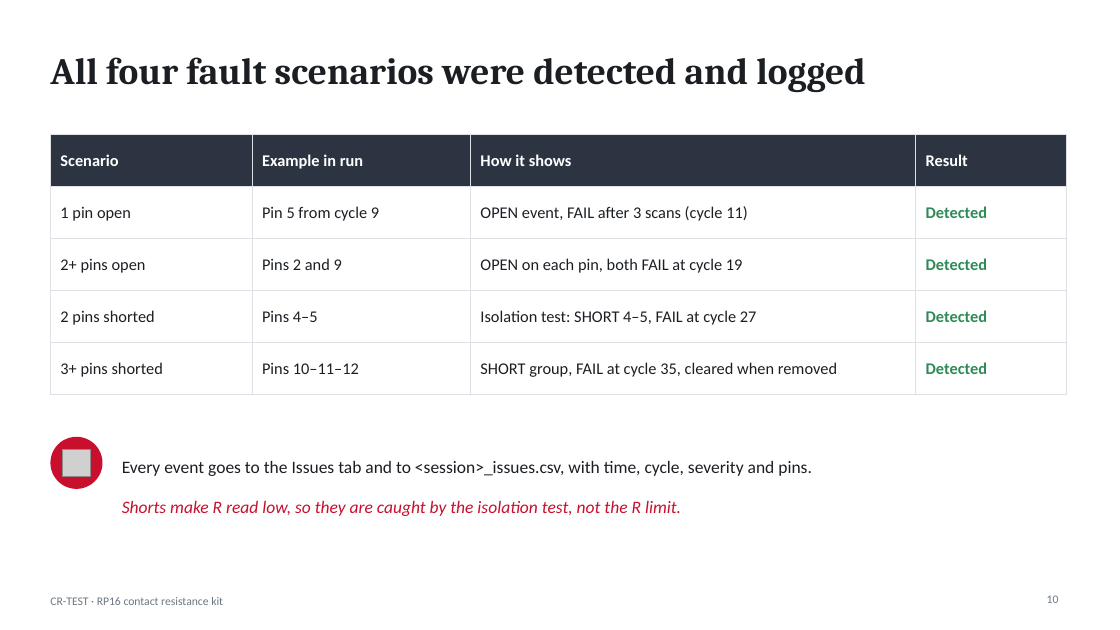
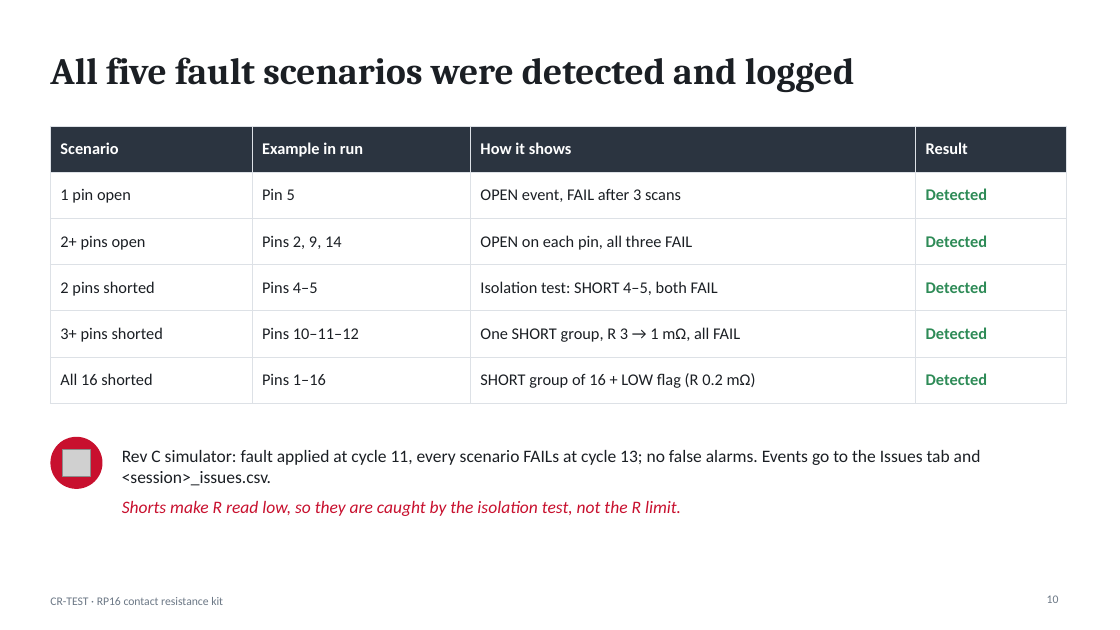
Before and after one commit to dophuthinh2010-crypto/kit-contact-resistance-16pin, a slide deck: slide 10 of docs/CR-TEST_presentation.pptx. Drawn at 1120x630 pixels with LibreOffice and Linux fonts; fonts in the diff are those of the drawing; grey boxes stand for pictures. Boxes give left, top, right and bottom in pixels: in the first picture for what was removed or moved away, otherwise in the second. Text is boxed around its words. In the diff, an @@ line names an element or a change of style, - is before the commit and + after.

```diff
--- a/docs/CR-TEST_presentation.pptx
+++ b/docs/CR-TEST_presentation.pptx
@@ title at [50, 57, 854, 92]: text changed @@
-All four fault scenarios were detected and logged
+All five fault scenarios were detected and logged
@@ table at [50, 126, 1067, 392] @@
-row 2: 1 pin open | Pin 5 from cycle 9 | OPEN event, FAIL after 3 scans (cycle 11) | Detected
-row 3: 2+ pins open | Pins 2 and 9 | OPEN on each pin, both FAIL at cycle 19 | Detected
-row 4: 2 pins shorted | Pins 4–5 | Isolation test: SHORT 4–5, FAIL at cycle 27 | Detected
-row 5: 3+ pins shorted | Pins 10–11–12 | SHORT group, FAIL at cycle 35, cleared when removed | Detected
+row 2: 1 pin open | Pin 5 | OPEN event, FAIL after 3 scans | Detected
+row 3: 2+ pins open | Pins 2, 9, 14 | OPEN on each pin, all three FAIL | Detected
+row 4: 2 pins shorted | Pins 4–5 | Isolation test: SHORT 4–5, both FAIL | Detected
+row 5: 3+ pins shorted | Pins 10–11–12 | One SHORT group, R 3 → 1 mΩ, all FAIL | Detected
+row 6: All 16 shorted | Pins 1–16 | SHORT group of 16 + LOW flag (R 0.2 mΩ) | Detected
@@ table: place and size @@
-table at [50, 134, 1067, 381]
+table at [50, 126, 1067, 392]
@@ text at [122, 450, 981, 486]: text changed @@
-Every event goes to the Issues tab and to <session>_issues.csv, with time, cycle, severity and pins.
+Rev C simulator: fault applied at cycle 11, every scenario FAILs at cycle 13; no false alarms. Events go to the Issues tab and <session>_issues.csv.
```
Also in this commit, not shown: 8 other slides changed, 39 other files.
